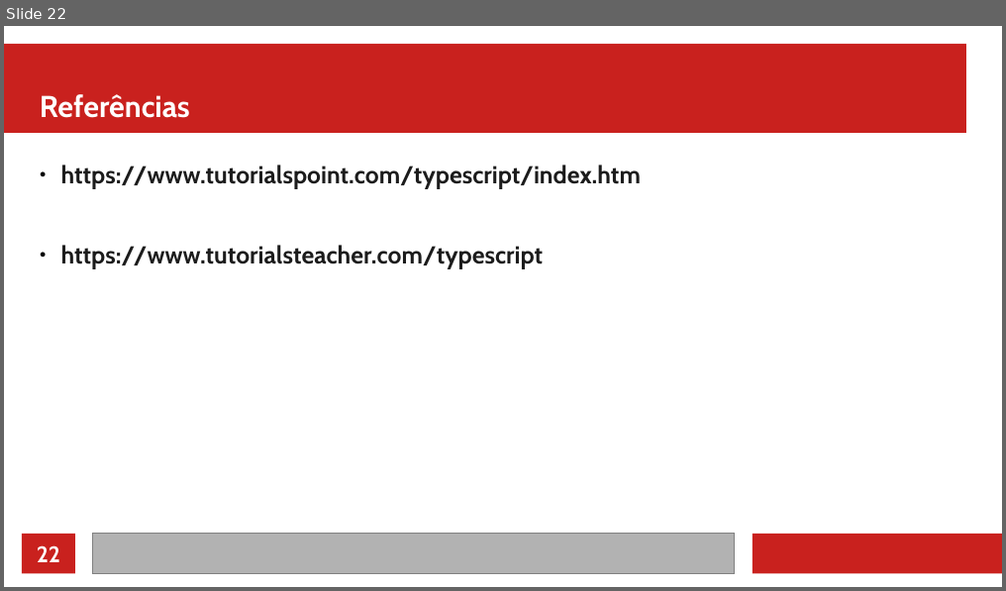
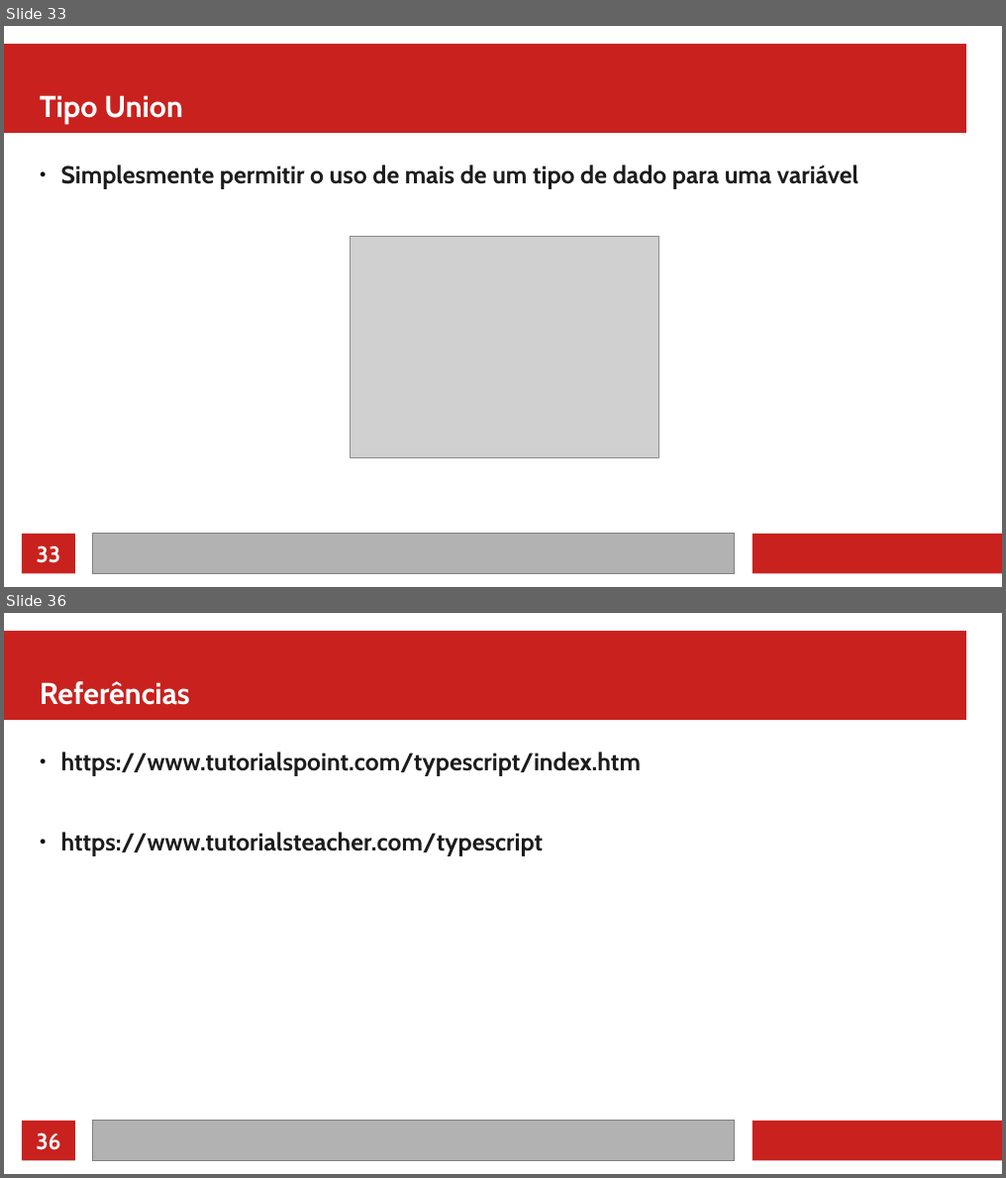
Before and after one commit to jeffersoncarvalho/ufc_2022_1, a slide deck: PD/02 - Ifs Loops e Funções.odp. Shown one above the other, each under a label of ours: slide 22 before the commit, slides 33 and 36 after it; the slides between them are not shown. The pictures are 1006x591 and 1006x1178 pixels, drawn with LibreOffice and Linux fonts; fonts in the diff are those of the drawing; grey boxes stand for pictures. Boxes give left, top, right and bottom in pixels: in the first picture for what was removed or moved away, otherwise in the second. Text is boxed around its words. In the diff, an @@ line names an element or a change of style, - is before the commit and + after.

```diff
--- a/PD/02 - Ifs Loops e Funções.odp
+++ b/PD/02 - Ifs Loops e Funções.odp
@@ slide 33 added at box(4, 26, 1002, 587), background #FFFFFF; not listed: 4 template elements that a slide beside it also shows @@
@@ title added at box(40, 95, 182, 124), 24 pt, text #FFFFFF, bold @@
+Tipo Union
@@ text added at box(61, 165, 858, 189), 19.5 pt, text #1C1C1C, bold @@
+● Simplesmente permitir o uso de mais de um tipo de dado para uma variável
@@ picture added at box(350, 236, 659, 458) @@
@@ page number added at box(37, 546, 61, 564), 18 pt, text #FFFFFF, bold @@
+33
@@ what was slide 22 is now slide 36 @@
@@ page number at box(36, 1133, 60, 1151): text changed @@
-22
+36
```
Also in this commit, not shown: 4 slides changed, 13 other slides added, 35 other files.
